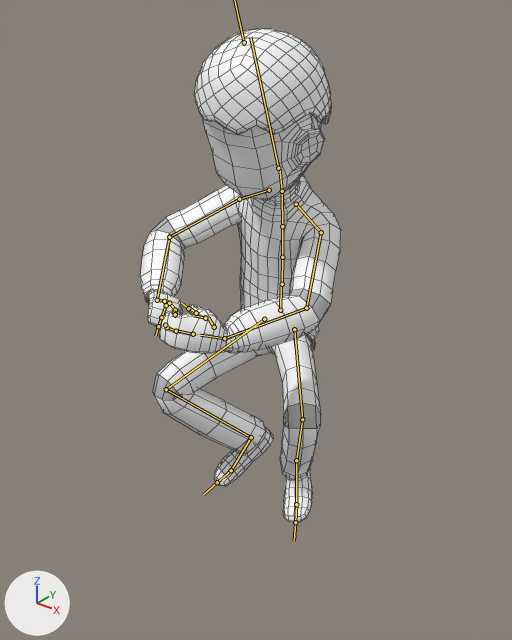
Two versions of the FBX model PapaPlease/Assets/Graph/Animations/Early_02/Children@Sitting Drinking.fbx, one commit apart.
Rendered twice from a camera (50 mm lens) standing at (0.786, -1.07, 1.186) and looking at (0.037, -0.134, 0.606). Every picture has the same lights, and +X, +Y and +Z are marked at lower left. Both versions are drawn at frame 1 of the action 'Take 001|BaseLayer'; the numbers are the values there. The bones that bend it are drawn over the model as lines. Mesh edges are drawn as thin lines.

In view in the first picture: 'Children'.
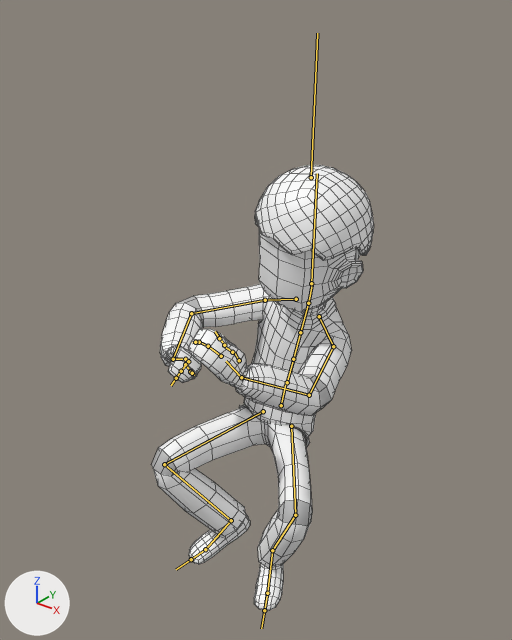
What differs and where, as boxes (x1, y1, x2, y2) in the pictures (512 x 640 px):
'Children', posed (11% wider, 10% shorter): before (140, 28, 341, 523); after (151, 165, 374, 611)
bone 'mixamorig:Hips', root to tip: before (280, 310) to (281, 286); after (281, 405) to (285, 384)
bone 'mixamorig:LeftShoulder', root to tip: before (296, 204) to (321, 232); after (319, 316) to (333, 346)
bone 'mixamorig:RightShoulder', root to tip: before (269, 190) to (239, 199); after (296, 299) to (265, 300)

The edits, one by one:
Bone 'mixamorig:Hips' (bone_mixamorig_hips) moves from (0.0, 0.0, 0.0) to (0.0, -23.5, -0.7).
Bone 'mixamorig:Hips' (bone_mixamorig_hips) turns from (0, 0, 0) to (-11, 0, -5) degrees about its own x, y and z.
Bone 'mixamorig:LeftShoulder' (bone_mixamorig_leftshoulder) turns from (-3, -24, 10) to (-10, -38, 29) degrees about its own x, y and z.
Bone 'mixamorig:RightShoulder' (bone_mixamorig_rightshoulder) turns from (8, -1, -21) to (4, 11, -22) degrees about its own x, y and z.
